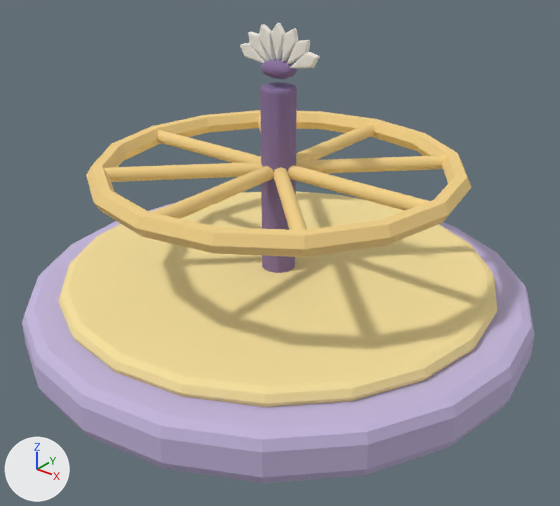
The glTF model assets/sky_lagoon/lagoon_kit/lagoon_play_merry.glb: old version first, new version second.
The view is the same before and after, from a 50 mm lens placed at (5.57, -6.94, 5.32), pointed at (0.24, -0.28, 1.19). The axes (+X, +Y, +Z) are drawn at lower left. The lights are the same throughout. The first picture is the older version. Vertices at exactly the same position are counted once.

In view in the first picture: 'lagoon_play_merry.001'.
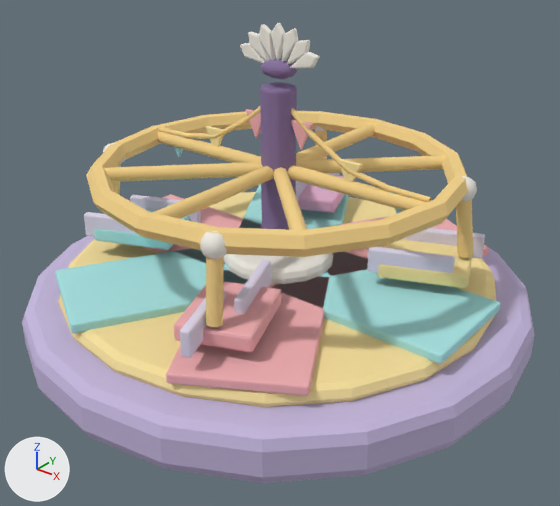
Where the change shows, as pixel boxes [x1, y1, x2, y2] in the pictures (560 x 506 px):
part 1 of me_cylinder_133, added
    after: [55, 106, 500, 396]

What changed in the scene script:
```text
Add mat_slq_coral:
    mat_slq_coral = principled_material('SLQ_coral')
    mat_slq_coral.base_color = (0.88, 0.43, 0.45)  # pink #f1afb3
    mat_slq_coral.roughness = 0.88
Add mat_slq_aqua:
    mat_slq_aqua = principled_material('SLQ_aqua')
    mat_slq_aqua.base_color = (0.39, 0.78, 0.78)  # cyan #a8e5e5
    mat_slq_aqua.roughness = 0.88
Add mat_slq_cream:
    mat_slq_cream = principled_material('SLQ_cream')
    mat_slq_cream.base_color = (0.96, 0.91, 0.79)  # white #faf5e6
    mat_slq_cream.roughness = 0.88
Add mat_slq_lavender_light:
    mat_slq_lavender_light = principled_material('SLQ_lavender_light')
    mat_slq_lavender_light.base_color = (0.76, 0.7, 0.86)  # white #e2daef
    mat_slq_lavender_light.roughness = 0.88
Add mat_slq_rose:
    mat_slq_rose = principled_material('SLQ_rose')
    mat_slq_rose.base_color = (0.8, 0.46, 0.66)  # pink #e7b5d4
    mat_slq_rose.roughness = 0.88
Change me_cylinder_133:
    used by ob_lagoon_play_merry_001; location = (0.0, 0.0, 0.35)
    remove me_cylinder_133.from_pydata(...)  # 1079 vertices, 1992 faces; spans x -3.2..3.2, y -3.2..3.2, z -0.31..3.51
    add me_cylinder_133.from_pydata(...)  # 3453 vertices, 6476 faces; spans x -3.2..3.2, y -3.2..3.2, z -0.31..3.51
    me_cylinder_133 part 1: 2374 vertices added at x -3.13..3.13, y -3.13..3.13, z -0.23..2.73
    add me_cylinder_133.materials.append(mat_slq_coral)  # pink #f1afb3
    add me_cylinder_133.materials.append(mat_slq_aqua)  # cyan #a8e5e5
    add me_cylinder_133.materials.append(mat_slq_lavender_light)  # white #e2daef
    add me_cylinder_133.materials.append(mat_slq_rose)  # pink #e7b5d4
    add me_cylinder_133.materials.append(mat_slq_cream)  # white #faf5e6
```
